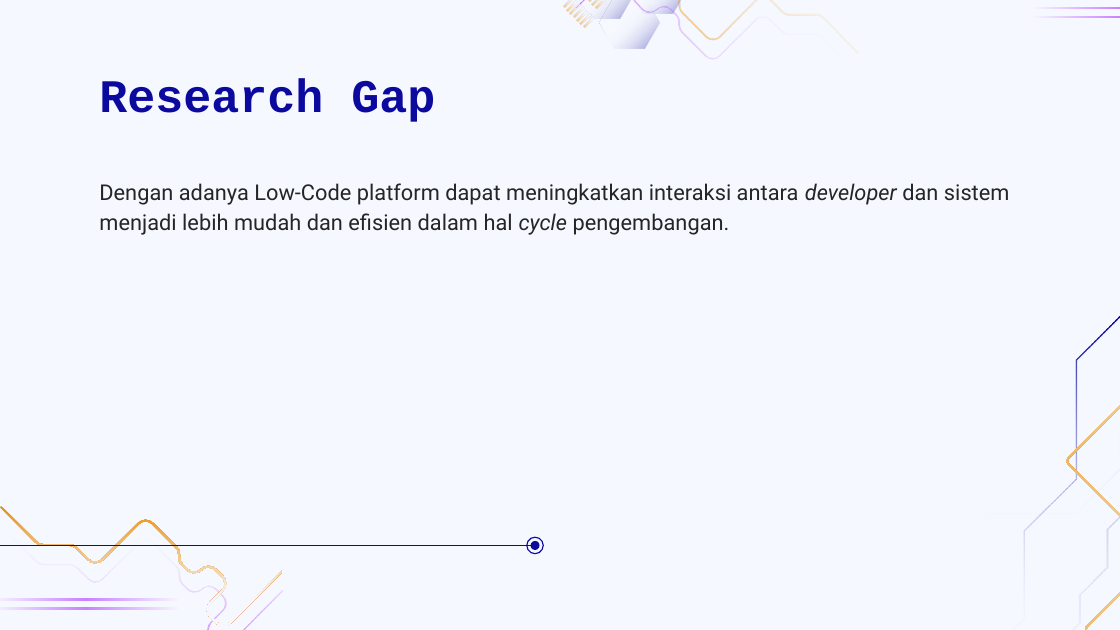
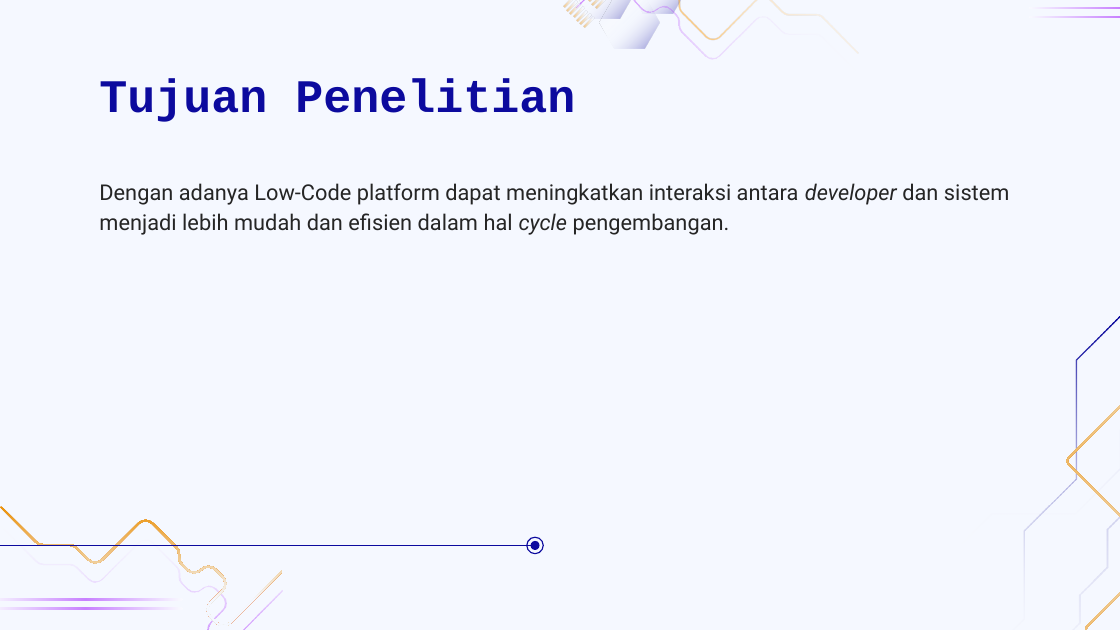
Before and after one commit to tdimk2023p/final-project-nrahmatd, a slide deck: slide 5 of Power Point/Low Code Platform for Improve Human Interaction.pptx (slide 7 before the commit). Drawn at 1120x630 pixels with LibreOffice and Linux fonts; fonts in the diff are those of the drawing; background and template pictures are left out. Boxes give left, top, right and bottom in pixels: in the first picture for what was removed or moved away, otherwise in the second. Text is boxed around its words. In the diff, an @@ line names an element or a change of style, - is before the commit and + after.

```diff
--- a/Power Point/Low Code Platform for Improve Human Interaction.pptx
+++ b/Power Point/Low Code Platform for Improve Human Interaction.pptx
@@ title at (99, 79, 575, 122): text changed @@
-Research Gap
+Tujuan Penelitian
```
Also in this commit, not shown: 7 other slides changed, 5 slides added, 2 slides removed, 4 other files.
